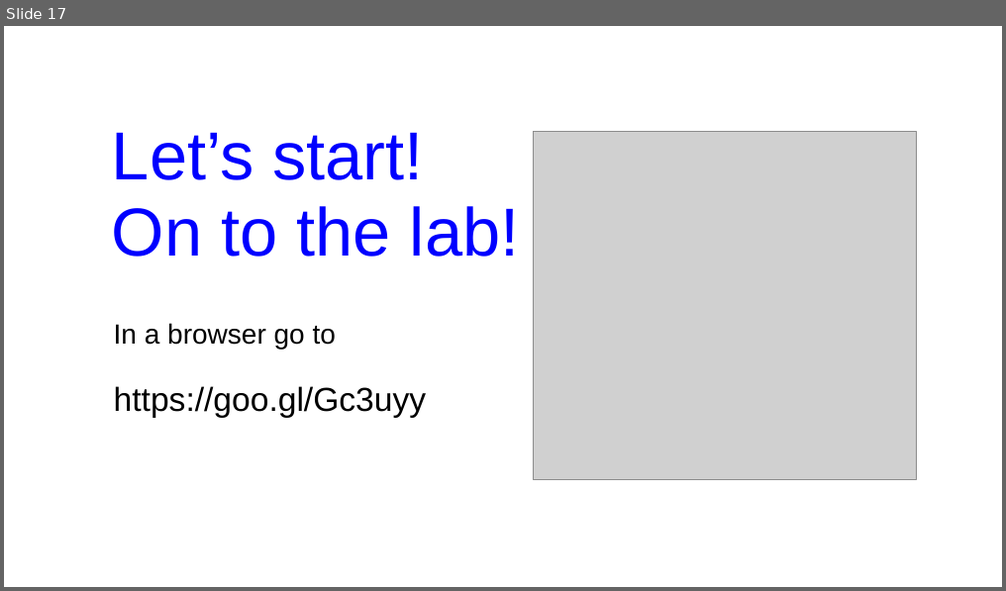
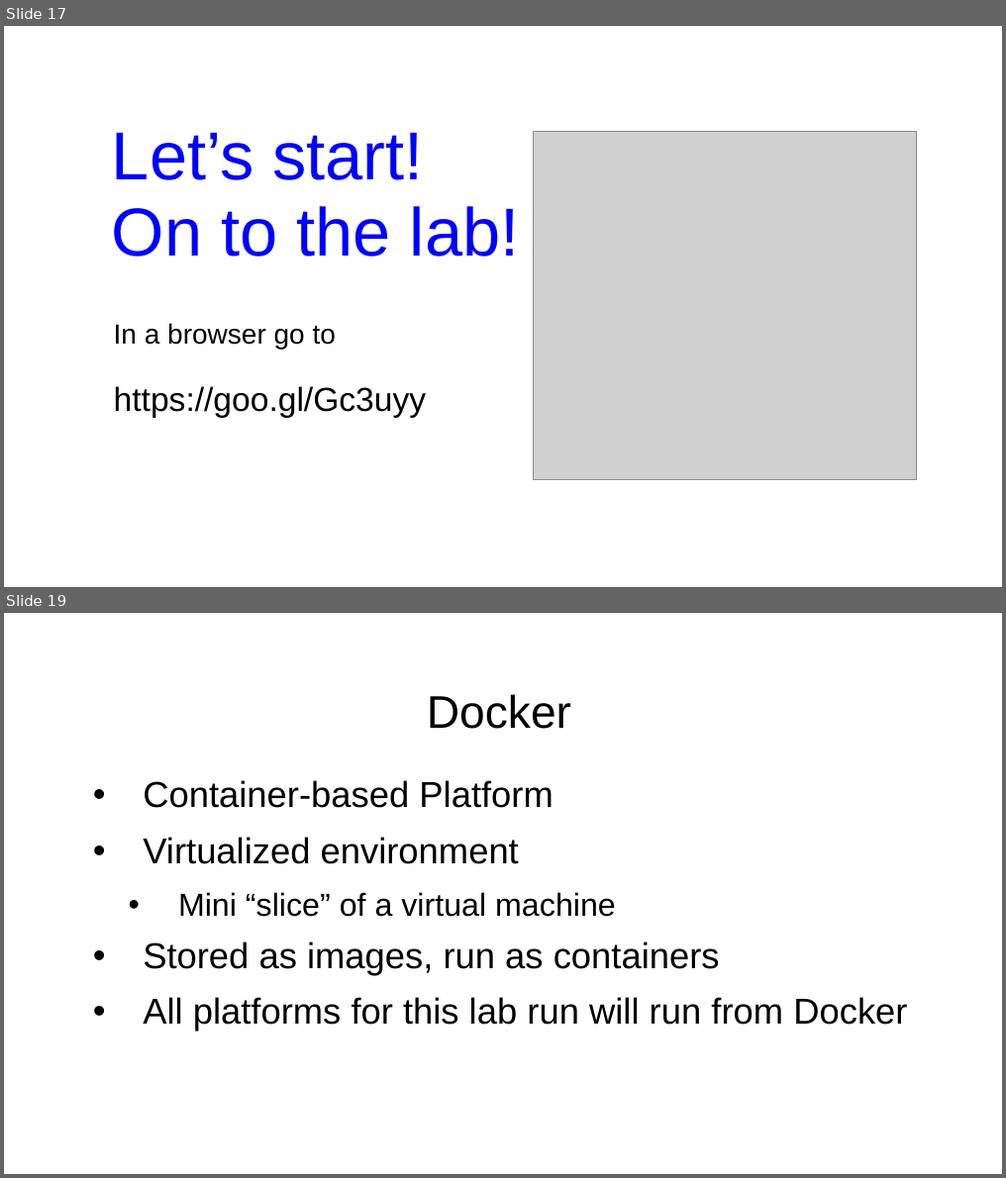
Before and after one commit to boyarsky/OracleCodeOne2018-HOL-Automating-Stack-Groovy, a slide deck: 2018-OracleCodeOne-Authomating Stack.ppt. Shown one above the other, each under a label of ours: slide 17 before the commit, slides 17 and 19 after it; the slides between them are not shown. The pictures are 1006x591 and 1006x1178 pixels, drawn with LibreOffice and Linux fonts; fonts in the diff are those of the drawing; grey boxes stand for pictures; background and template pictures are left out. Boxes give left, top, right and bottom in pixels: in the first picture for what was removed or moved away, otherwise in the second. Text is boxed around its words. In the diff, an @@ line names an element or a change of style, - is before the commit and + after.

```diff
--- a/2018-OracleCodeOne-Authomating Stack.ppt
+++ b/2018-OracleCodeOne-Authomating Stack.ppt
@@ slide 19 added at bbox=[4, 613, 1002, 1174], background picture (left out) @@
@@ title added at bbox=[427, 694, 571, 729], 33 pt, text #000000 @@
+Docker
@@ text added at bbox=[143, 780, 907, 1032], 26 pt, text #000000 @@
+• Container-based Platform
+• Virtualized environment
+  • Mini “slice” of a virtual machine
+• Stored as images, run as containers
+• All platforms for this lab run will run from Docker
@@ page number added at bbox=[728, 1110, 959, 1148], 22 pt, text #FFFFFF @@
+19
```
Also in this commit, not shown: 4 slides changed, 4 other slides added.
